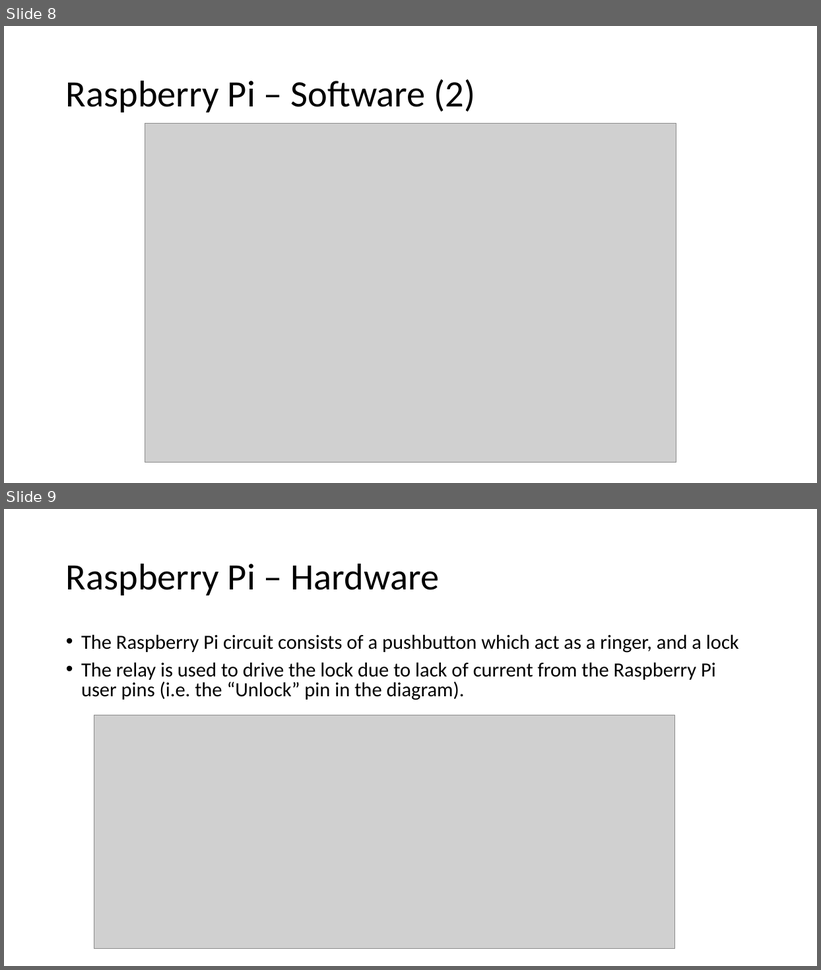
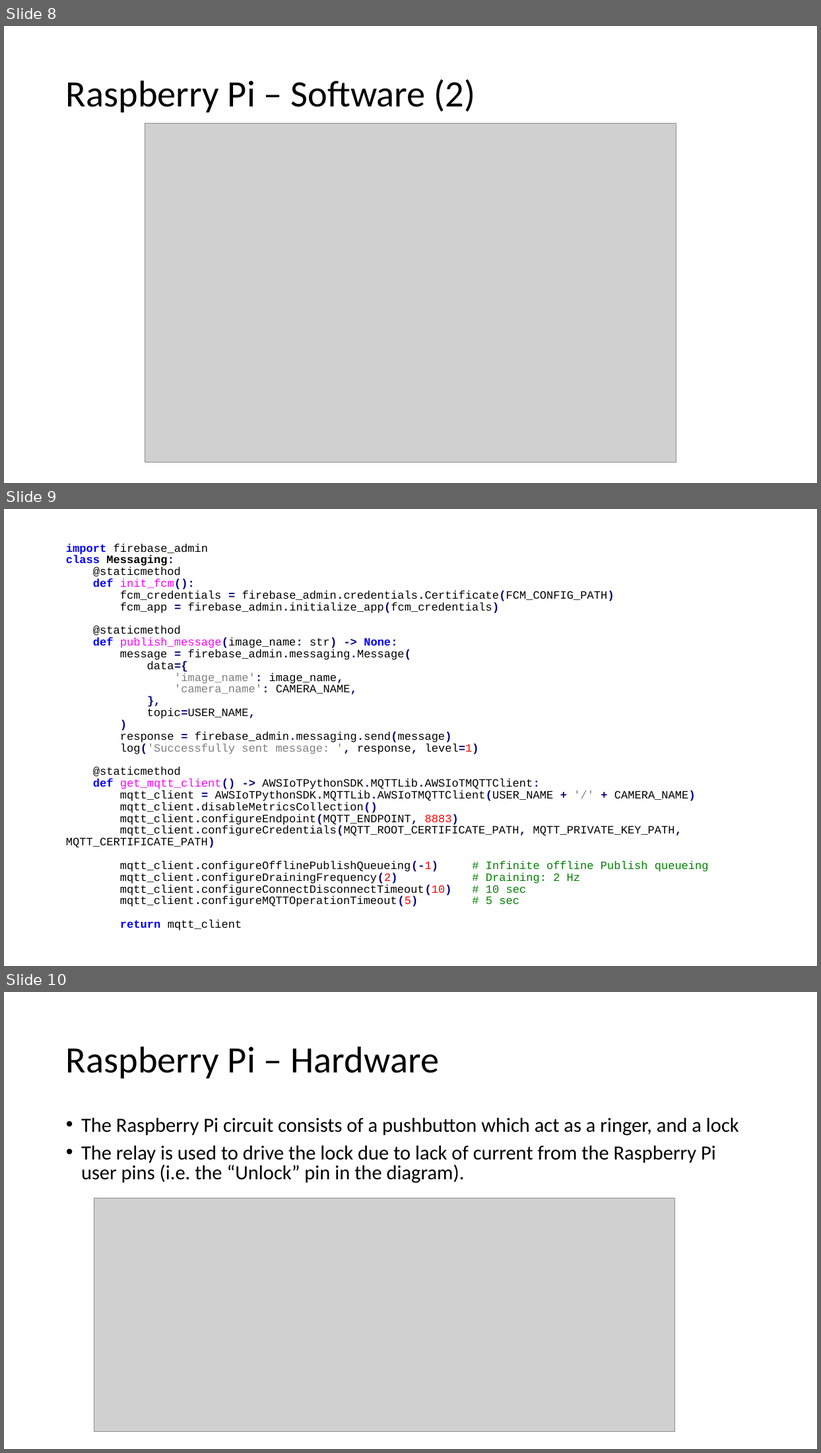
Before and after one commit to aamnony/Smart-Doorbell, a slide deck: docs/presentations/final.pptx. Shown one above the other, each under a label of ours: slides 8 and 9 before the commit, slides 8, 9 and 10 after it. The pictures are 821x970 and 821x1453 pixels, drawn with LibreOffice and Linux fonts; fonts in the diff are those of the drawing; grey boxes stand for pictures. Boxes give left, top, right and bottom in pixels: in the first picture for what was removed or moved away, otherwise in the second. Text is boxed around its words. In the diff, an @@ line names an element or a change of style, - is before the commit and + after.

```diff
--- a/docs/presentations/final.pptx
+++ b/docs/presentations/final.pptx
@@ slide 9 added at bbox=[4, 509, 817, 966], background #FFFFFF @@
@@ text added at bbox=[66, 543, 709, 904], 13.3 pt, text #000000 @@
+import firebase_admin
+class Messaging:
+@staticmethod
+def init_fcm():
+fcm_credentials = firebase_admin.credentials.Certificate(FCM_CONFIG_PATH)
+fcm_app = firebase_admin.initialize_app(fcm_credentials)
+@staticmethod
+def publish_message(image_name: str) -> None:
+message = firebase_admin.messaging.Message(
+data={
+'image_name': image_name,
+'camera_name': CAMERA_NAME,
+},
+topic=USER_NAME,
+)
+response = firebase_admin.messaging.send(message)
+log('Successfully sent message: ', response, level=1)
+@staticmethod
+def get_mqtt_client() -> AWSIoTPythonSDK.MQTTLib.AWSIoTMQTTClient:
+mqtt_client = AWSIoTPythonSDK.MQTTLib.AWSIoTMQTTClient(USER_NAME + '/' + CAMERA_NAME)
+mqtt_client.disableMetricsCollection()
+mqtt_client.configureEndpoint(MQTT_ENDPOINT, 8883)
+mqtt_client.configureCredentials(MQTT_ROOT_CERTIFICATE_PATH, MQTT_PRIVATE_KEY_PATH, MQTT_CERTIFICATE_PATH)
+mqtt_client.configureOfflinePublishQueueing(-1) # Infinite offline Publish queueing
+mqtt_client.configureDrainingFrequency(2) # Draining: 2 Hz
+mqtt_client.configureConnectDisconnectTimeout(10) # 10 sec
+mqtt_client.configureMQTTOperationTimeout(5) # 5 sec
+return mqtt_client
@@ what was slide 9 is now slide 10 @@
```
Also in this commit, not shown: 2 slides changed, 6 other slides added.
